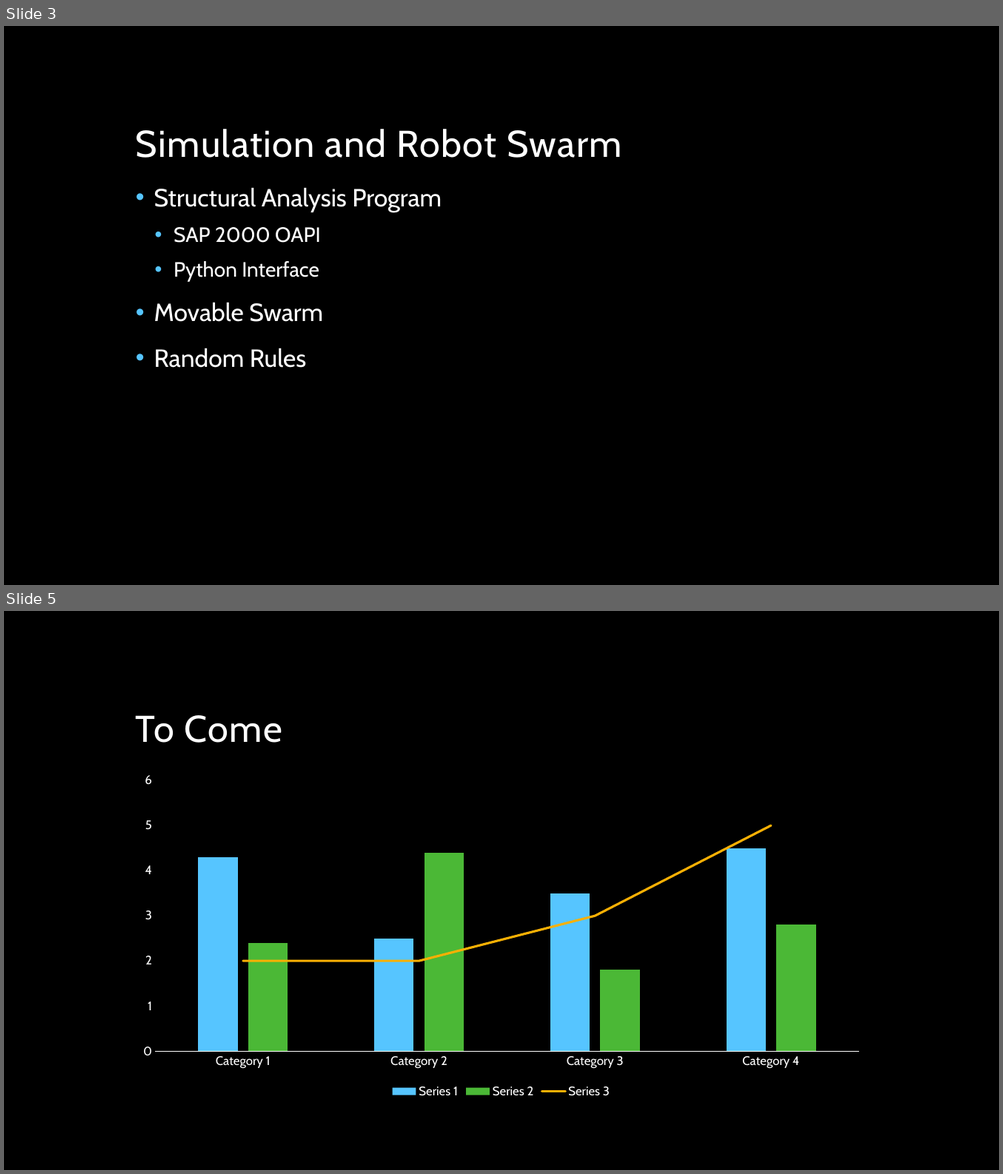
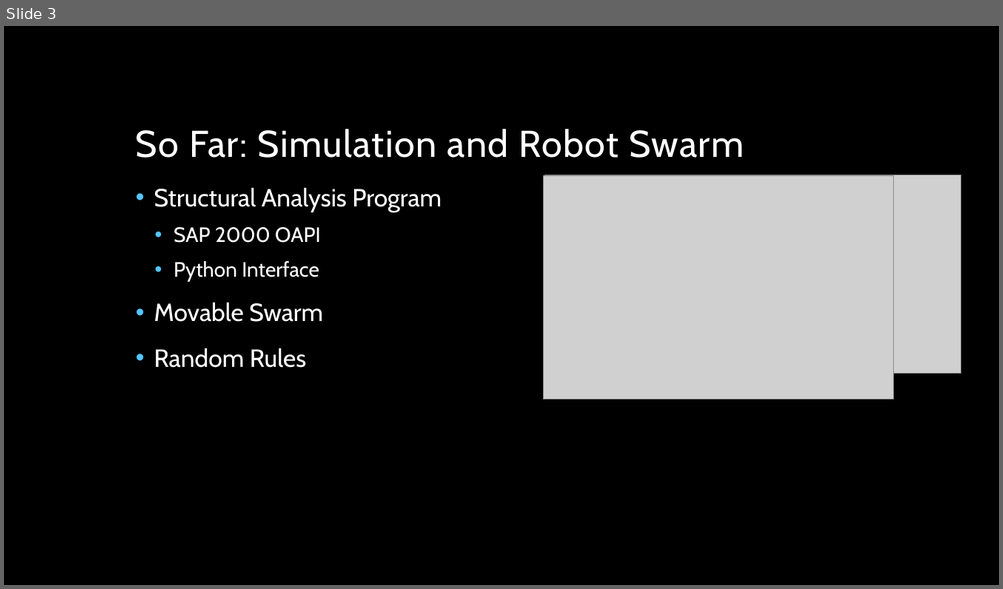
Before and after one commit to kandluis/sap2000, a slide deck: Decentralized Collective Construction.pptx. Shown one above the other, each under a label of ours: slides 3 and 5 before the commit, slide 3 after it; the slides between them are not shown. The pictures are 1003x1174 and 1003x589 pixels, drawn with LibreOffice and Linux fonts; fonts in the diff are those of the drawing; grey boxes stand for pictures; background and template pictures are left out. Boxes give left, top, right and bottom in pixels: in the first picture for what was removed or moved away, otherwise in the second. Text is boxed around its words. In the diff, an @@ line names an element or a change of style, - is before the commit and + after.

```diff
--- a/Decentralized Collective Construction.pptx
+++ b/Decentralized Collective Construction.pptx
@@ slide 5 removed at (4, 611, 999, 1170), background picture (left out) @@
@@ title removed at (136, 715, 282, 743) @@
-To Come
@@ column chart removed at (128, 766, 874, 1102) @@
-categories: Category 1, Category 2, Category 3, Category 4
-Series 1: 4.3, 2.5, 3.5, 4.5
-Series 2: 2.4, 4.4, 1.8, 2.8
-Series 3: 2, 2, 3, 5
@@ slide 3 changed as well @@
@@ title at (136, 129, 744, 158): text changed @@
-Simulation and Robot Swarm
+So Far: Simulation and Robot Swarm
@@ picture added at (543, 176, 893, 400) @@
@@ picture added at (545, 175, 961, 374) @@
```
Also in this commit, not shown: 3 other slides changed, 6 other slides removed, 3 other files.
